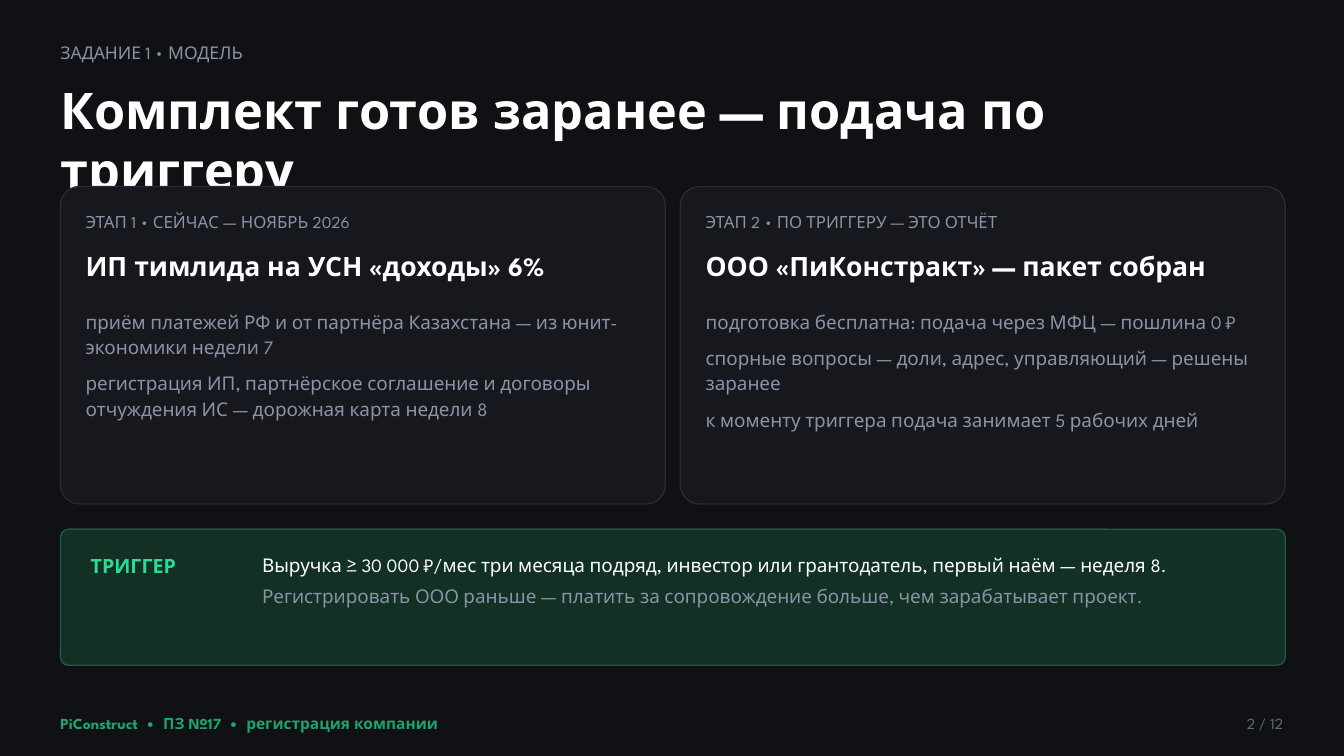
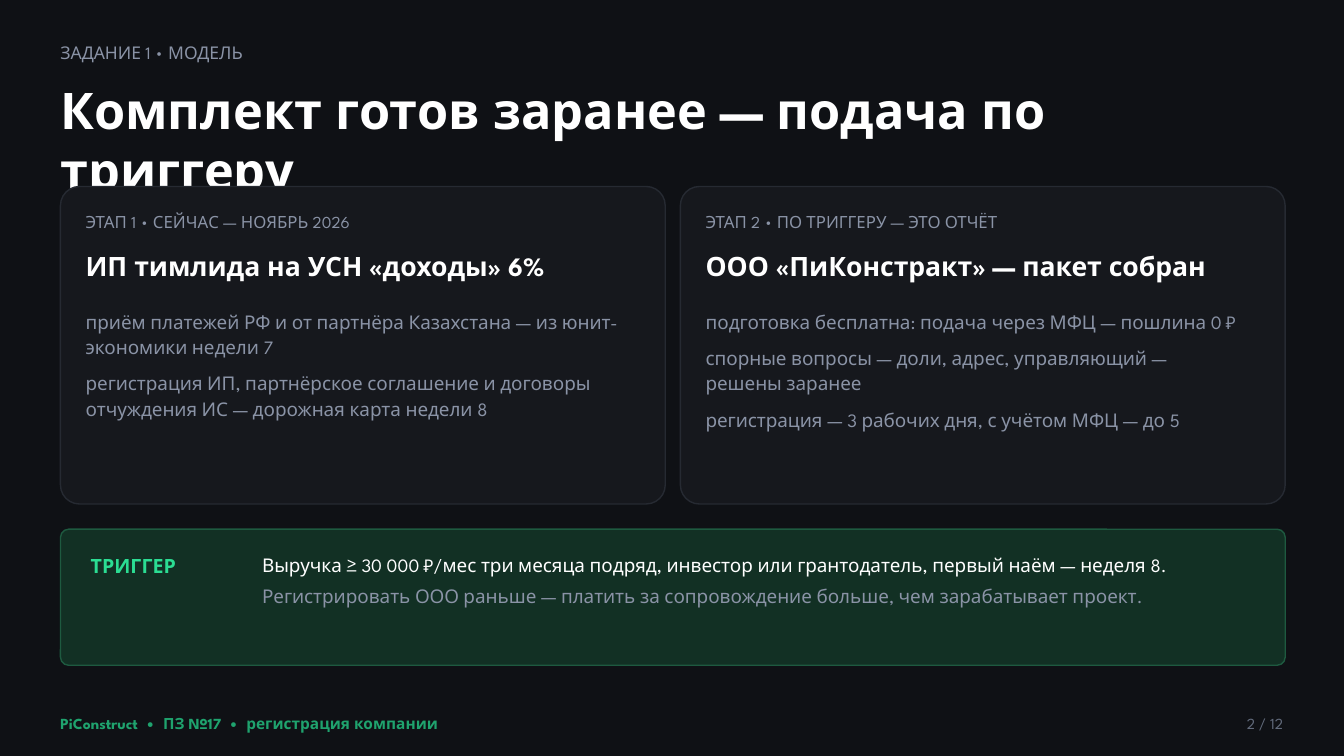
Before and after one commit to Eaglet12IQ/startup-team-1, a slide deck: slide 2 of READMEs/sem_7/week9/attachments/PiConstruct_Регистрация_ООО.pptx. Drawn at 1344x756 pixels with LibreOffice and Linux fonts; fonts in the diff are those of the drawing. Boxes give left, top, right and bottom in pixels: in the first picture for what was removed or moved away, otherwise in the second. Text is boxed around its words. In the diff, an @@ line names an element or a change of style, - is before the commit and + after.

```diff
--- a/READMEs/sem_7/week9/attachments/PiConstruct_Регистрация_ООО.pptx
+++ b/READMEs/sem_7/week9/attachments/PiConstruct_Регистрация_ООО.pptx
@@ text at [706,413,1180,432]: text changed @@
-к моменту триггера подача занимает 5 рабочих дней
+регистрация — 3 рабочих дня, с учётом МФЦ — до 5
```
Also in this commit, not shown: 8 other slides changed, 15 other files.
